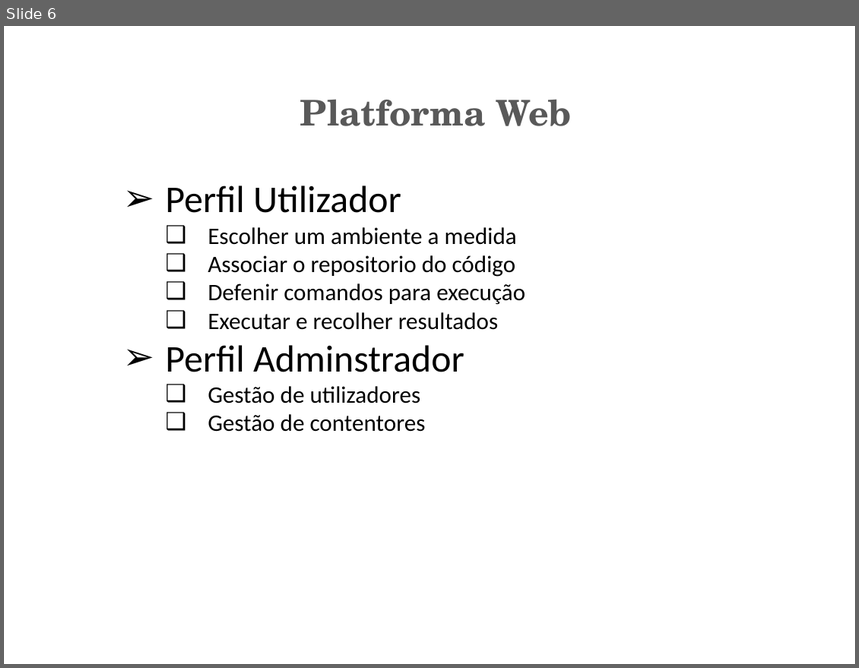
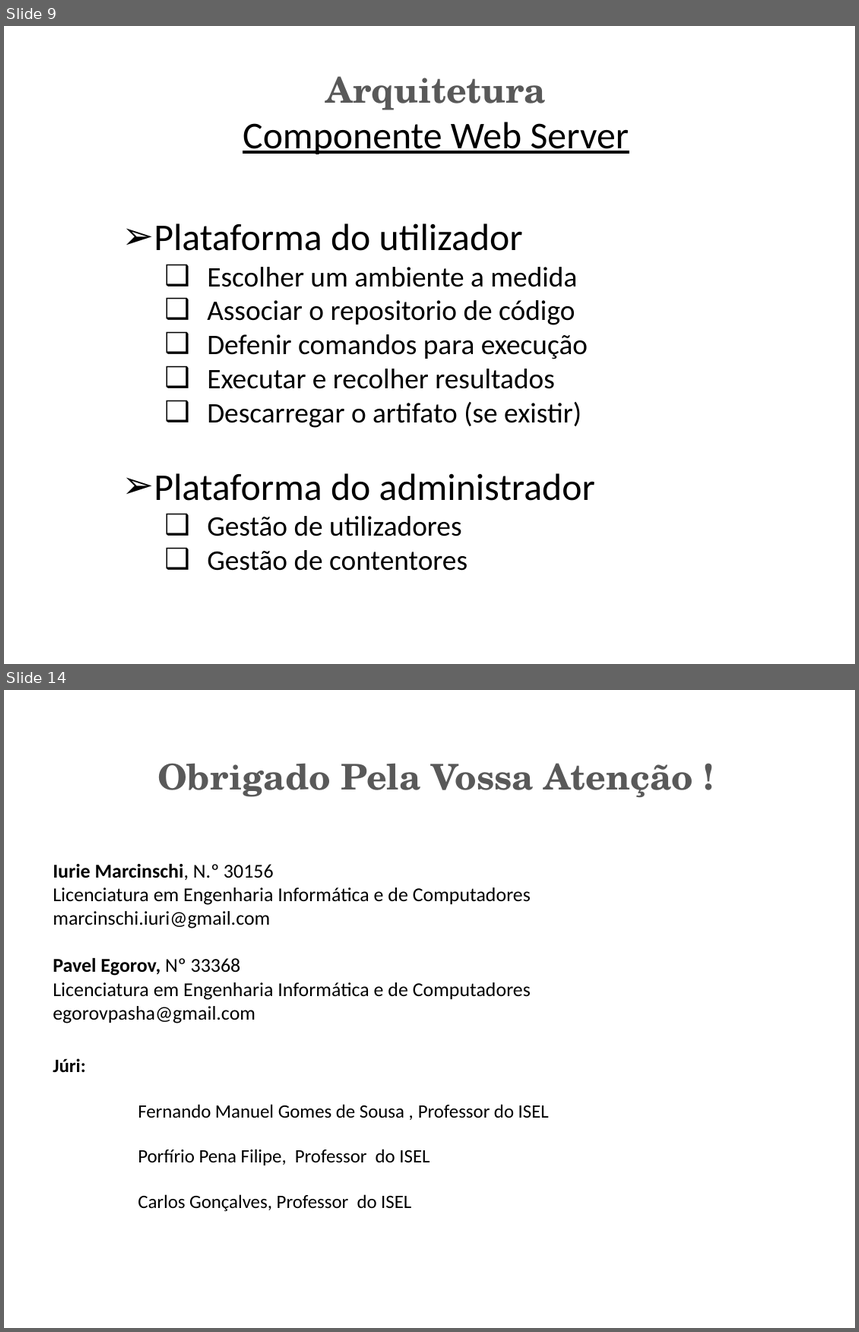
Before and after one commit to marcinschi-iuri/ciaasDocs, a slide deck: PCIS.pptx. Shown one above the other, each under a label of ours: slide 6 before the commit, slides 9 and 14 after it; the slides between them are not shown. The pictures are 859x668 and 859x1332 pixels, drawn with LibreOffice and Linux fonts; fonts in the diff are those of the drawing. Boxes give left, top, right and bottom in pixels: in the first picture for what was removed or moved away, otherwise in the second. Text is boxed around its words. In the diff, an @@ line names an element or a change of style, - is before the commit and + after.

```diff
--- a/PCIS.pptx
+++ b/PCIS.pptx
@@ slide 14 added at bbox=[4, 690, 855, 1328], background #FFFFFF @@
@@ title added at bbox=[158, 763, 694, 798], 30 pt, text #595959, bold @@
+Obrigado Pela Vossa Atenção !
@@ text added at bbox=[53, 864, 531, 1024], 16.6 pt, text #000000 @@
+Iurie Marcinschi, N.º 30156
+Licenciatura em Engenharia Informática e de Computadores
+marcinschi.iuri@gmail.com
+Pavel Egorov, Nº 33368
+Licenciatura em Engenharia Informática e de Computadores
+egorovpasha@gmail.com
@@ text added at bbox=[53, 1059, 549, 1212], 16 pt, text #000000 @@
+Júri:
+Fernando Manuel Gomes de Sousa , Professor do ISEL
+    Porfírio Pena Filipe, Professor do ISEL
+    Carlos Gonçalves, Professor do ISEL
@@ what was slide 6 is now slide 9 @@
@@ slide 9 changed as well @@
@@ text at bbox=[243, 76, 629, 154]: text changed; size 30 to 32 pt; font TeX Gyre Schola to Calibri; text colour #595959 to #000000; bold off @@
-Platforma Web
+Arquitetura
+Componente Web Server
@@ text "Plataforma do utilizador": place and size @@
-text "Plataforma do utilizador" at bbox=[165, 186, 525, 432]
+text "Plataforma do utilizador" at bbox=[154, 224, 595, 571]
@@ text at bbox=[154, 224, 523, 251]: text changed @@
-➢ Perfil Utilizador
+➢ Plataforma do utilizador
@@ text at bbox=[207, 267, 588, 571]: size 20 to 24 pt in "Escolher um ambiente a medida", "Defenir comandos para execução", "Executar e recolher resultados", "Gestão de utilizadores" and 1 more places @@
@@ text at bbox=[207, 300, 575, 325]: text changed; size 20 to 24 pt @@
-  ❑ Associar o repositorio do código
+  ❑ Associar o repositorio de código
@@ text at bbox=[154, 402, 595, 501]: text changed; size 32 to 24 pt @@
-➢ Perfil Adminstrador
+  ❑ Descarregar o artifato (se existir)
+➢ Plataforma do administrador
```
Also in this commit, not shown: 4 other slides changed, 7 other slides added, 1 slide removed.
